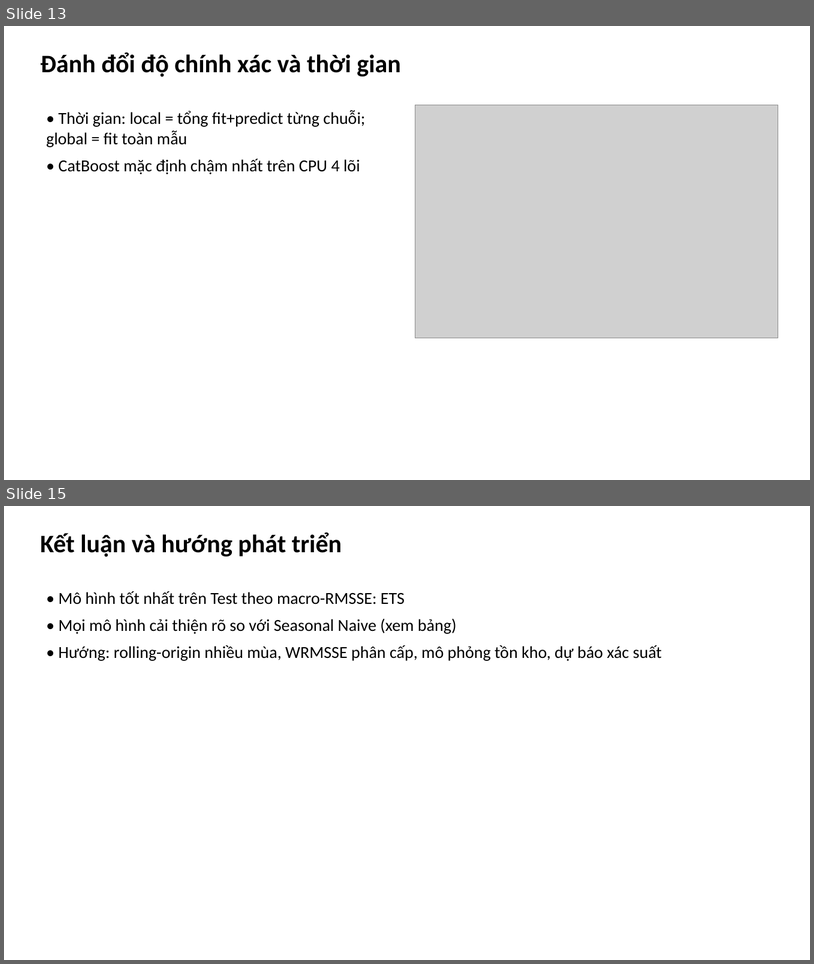
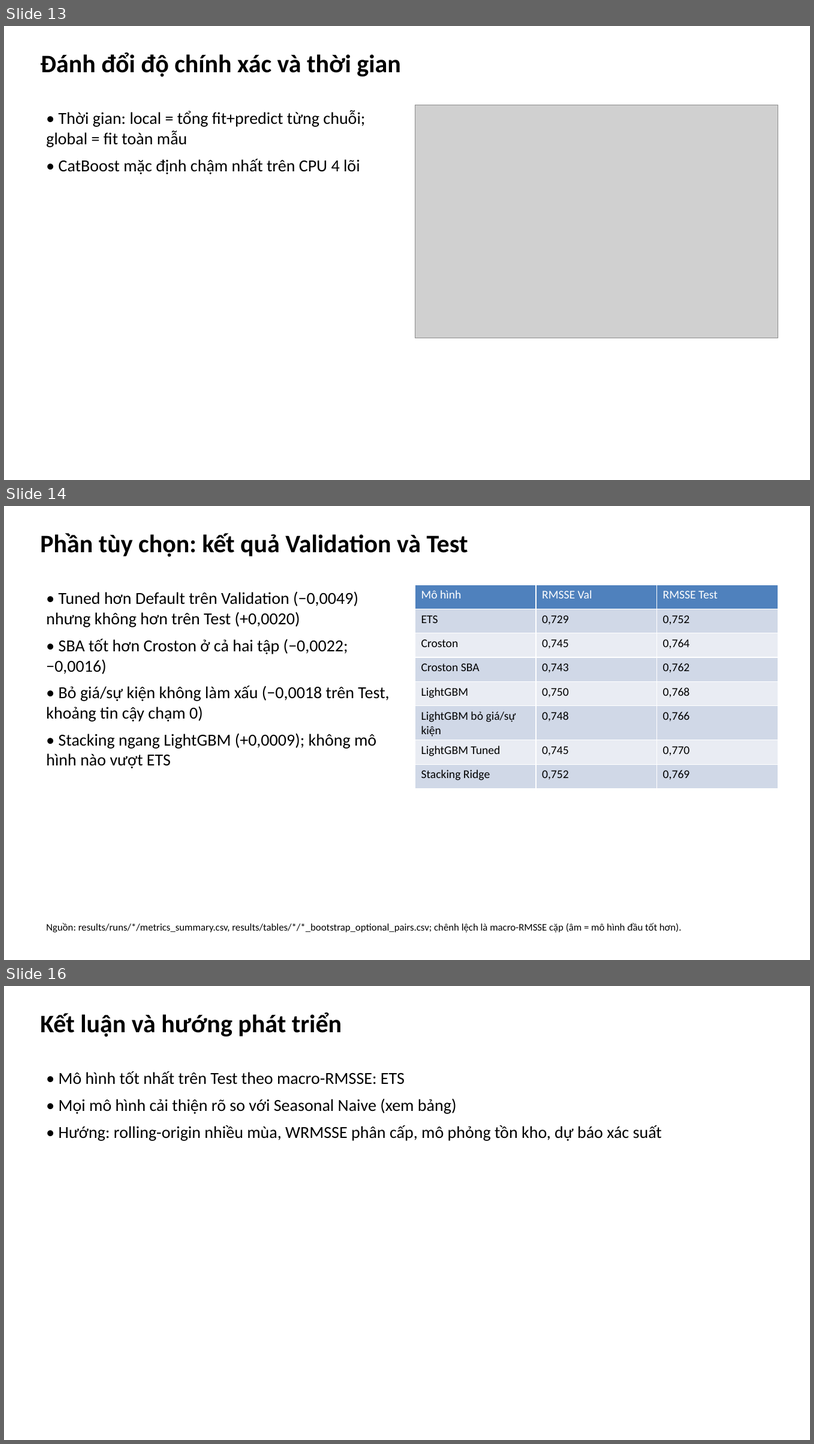
Before and after one commit to haiphamt/IS403.R11-M5-Competition, a slide deck: report/slides/m5_nhom6.pptx. Shown one above the other, each under a label of ours: slides 13 and 15 before the commit, slides 13, 14 and 16 after it; the slides between them are not shown. The pictures are 814x964 and 814x1444 pixels, drawn with LibreOffice and Linux fonts; fonts in the diff are those of the drawing; grey boxes stand for pictures. Boxes give left, top, right and bottom in pixels: in the first picture for what was removed or moved away, otherwise in the second. Text is boxed around its words. In the diff, an @@ line names an element or a change of style, - is before the commit and + after.

Commit message:
docs(W09,P01): cập nhật báo cáo, hỏi đáp, slide và README với kết quả Test phần tùy chọn, ghi việc gỡ thẻ freeze
Thêm Bảng 3d, 3e (macro-RMSSE Validation/Test và chênh lệch cặp có khoảng tin cậy bootstrap), slide 14 mới, bootstrap_ci.py --optional-runs kèm kiểm thử, sửa tóm tắt, mục 3.10, giới hạn (vi), (xi), (xiii), kết luận, qa.md và VIEC_CUA_NHOM.

```diff
--- a/report/slides/m5_nhom6.pptx
+++ b/report/slides/m5_nhom6.pptx
@@ slide 14 added at [4,506,810,960], background #FFFFFF @@
@@ text added at [40,533,468,557], 30 pt, text #000000, bold @@
+Phần tùy chọn: kết quả Validation và Test
@@ text added at [46,591,389,768], 20 pt, text #000000 @@
+• Tuned hơn Default trên Validation (−0,0049) nhưng không hơn trên Test (+0,0020)
+• SBA tốt hơn Croston ở cả hai tập (−0,0022; −0,0016)
+• Bỏ giá/sự kiện không làm xấu (−0,0018 trên Test, khoảng tin cậy chạm 0)
+• Stacking ngang LightGBM (+0,0009); không mô hình nào vượt ETS
@@ table added at [416,585,779,783], 8 rows, 3 columns @@
+Mô hình | RMSSE Val | RMSSE Test
+ETS | 0,729 | 0,752
+Croston | 0,745 | 0,764
+Croston SBA | 0,743 | 0,762
+LightGBM | 0,750 | 0,768
+LightGBM bỏ giá/sự kiện | 0,748 | 0,766
+LightGBM Tuned | 0,745 | 0,770
+Stacking Ridge | 0,752 | 0,769
@@ text added at [46,922,682,932], 12 pt, text #000000 @@
+Nguồn: results/runs/*/metrics_summary.csv, results/tables/*/*_bootstrap_optional_pairs.csv; chênh lệch là macro-RMSSE cặp (âm = mô hình đầu tốt hơn).
@@ what was slide 15 is now slide 16 @@
```
Also in this commit, not shown: 2 slides changed, 10 other files.
